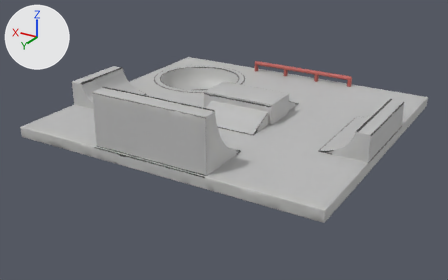
What one commit did to the glTF model public/assets/skatepark.glb.
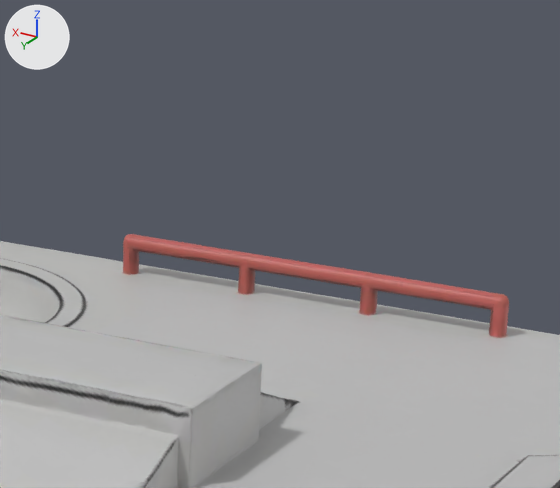
There are two pictures of each version: one whole from a 50 mm lens placed at (-0.943, 1.653, 0.794), pointed at (0.009, 0.067, 0.001), one close up on the part from 50% to 81% of the width and 1% to 45% of the height. Lighting does not change. The marker at upper left points along +X, +Y and +Z. The last two pictures show the newer version. Vertices at exactly the same position are counted once.

Objects in the first close-up: 'tripo_node_34da0eb0-0d4b-4e2d-b688-d4970900a2f0'.
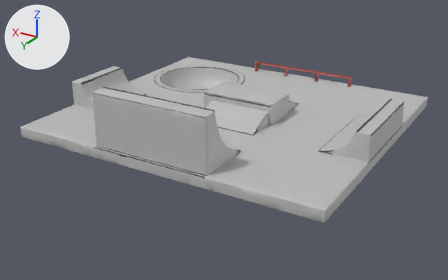
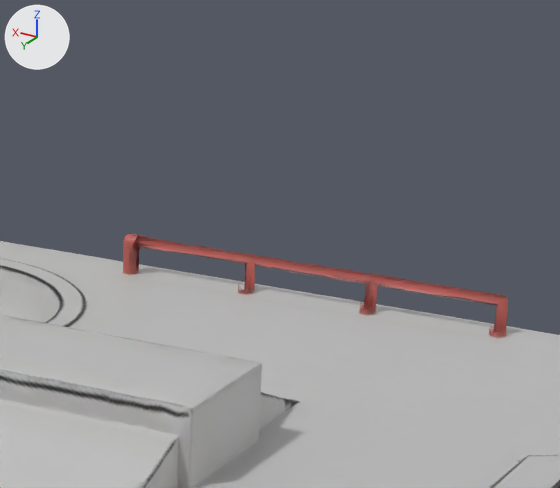
What the commit changed:
me_meshes_0 is used by ob_tripo_node_34da0eb0_0d4b_4e2d_b688_d4970900a2f0; location (0.0, 0.0, 0.0).
me_meshes_0 had 17792 vertices, 31082 faces and spanned x -0.5..0.5, y -0.461..0.461, z 0.0..0.246.
me_meshes_0 now has 17280 vertices, 29945 faces and spans x -0.5..0.5, y -0.461..0.461, z 0.0..0.246.
me_meshes_0 part 1: 512 vertices removed from x -0.232..0.15, y -0.434..-0.421, z 0.081..0.12.

Boxes (x1, y1, x2, y2) around the edits, measured in the close-ups (560 x 488 px):
part 1 of me_meshes_0, deleted (pink)
    before: (130, 234, 509, 335)
